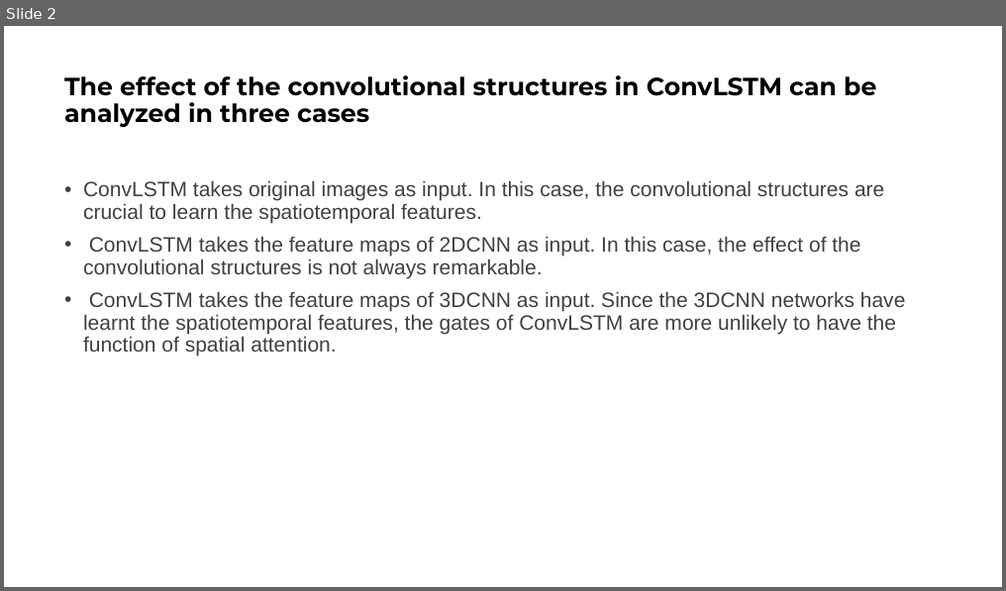
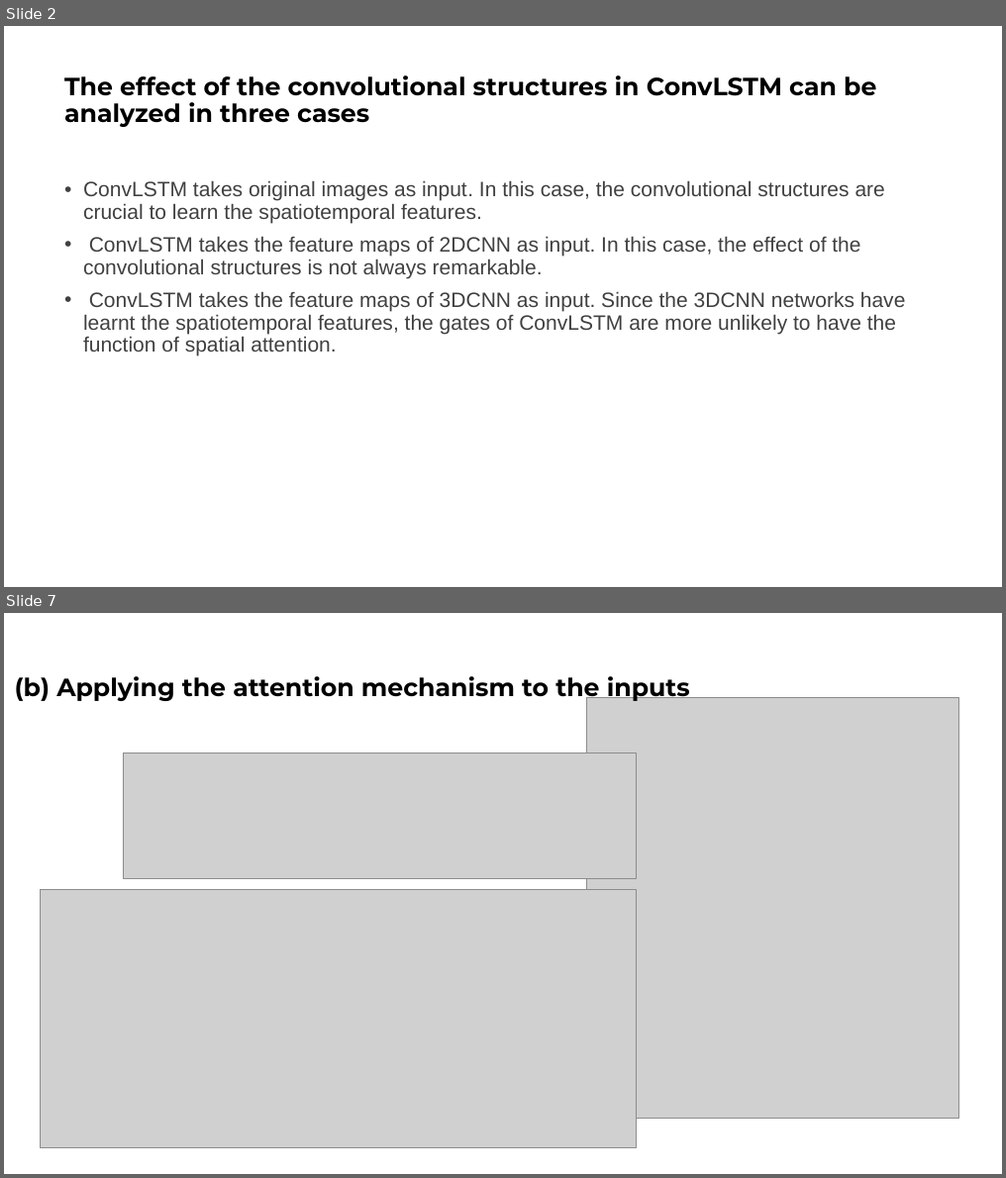
Before and after one commit to Adnios/DVS-gesture_recognition, a slide deck: Attention in Convolutional LSTM for Gesture Recognition.pptx. Shown one above the other, each under a label of ours: slide 2 before the commit, slides 2 and 7 after it; the slides between them are not shown. The pictures are 1006x591 and 1006x1178 pixels, drawn with LibreOffice and Linux fonts; fonts in the diff are those of the drawing; grey boxes stand for pictures. Boxes give left, top, right and bottom in pixels: in the first picture for what was removed or moved away, otherwise in the second. Text is boxed around its words. In the diff, an @@ line names an element or a change of style, - is before the commit and + after.

```diff
--- a/Attention in Convolutional LSTM for Gesture Recognition.pptx
+++ b/Attention in Convolutional LSTM for Gesture Recognition.pptx
@@ slide 7 added at box(4, 613, 1002, 1174), background #FFFFFF @@
@@ title added at box(15, 676, 690, 702), 24 pt, text #000000, bold @@
+(b) Applying the attention mechanism to the inputs
@@ picture added at box(587, 697, 959, 1118) @@
@@ picture added at box(123, 754, 637, 879) @@
@@ picture added at box(41, 889, 637, 1149) @@
```
Also in this commit, not shown: 2 slides changed, 8 other slides added.
